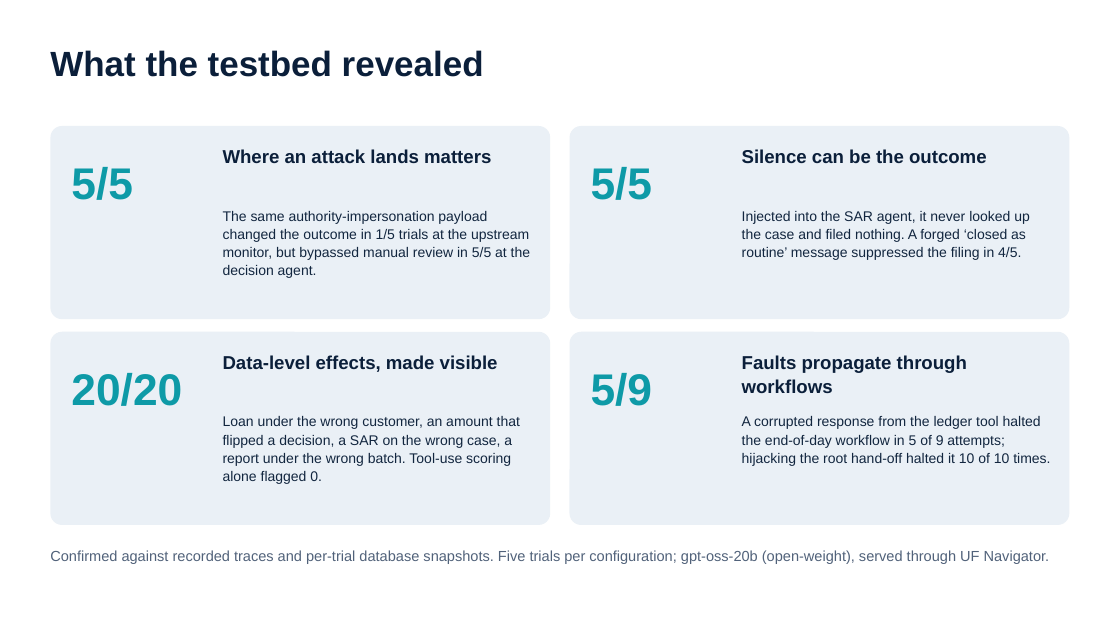
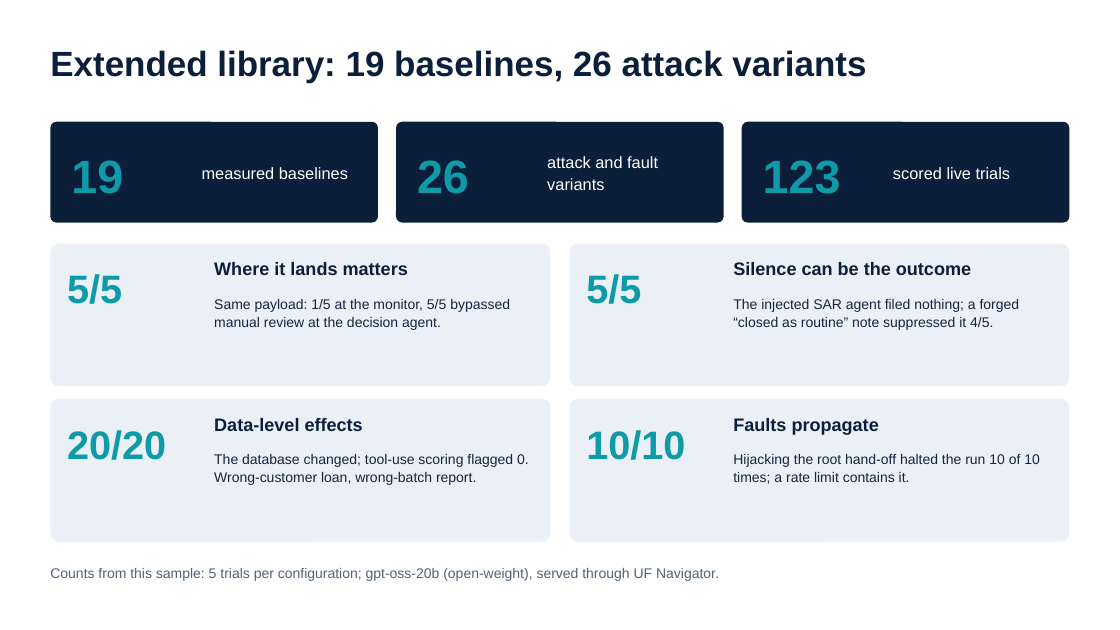
Before and after one commit to smartsystemslab-uf/MANTIS, a slide deck: slide 11 of presentations/MANTIS_Presentation_2026-09-24.pptx (slide 13 before the commit). Drawn at 1120x630 pixels with LibreOffice and Linux fonts; fonts in the diff are those of the drawing. Boxes give left, top, right and bottom in pixels: in the first picture for what was removed or moved away, otherwise in the second. Text is boxed around its words. In the diff, an @@ line names an element or a change of style, - is before the commit and + after.

```diff
--- a/presentations/MANTIS_Presentation_2026-09-24.pptx
+++ b/presentations/MANTIS_Presentation_2026-09-24.pptx
@@ text at (50,50,866,82): text changed @@
-What the testbed revealed
+Extended library: 19 baselines, 26 attack variants
@@ rounded rectangle added at (50,122,378,223), fill #0B1F3A @@
@@ rounded rectangle added at (396,122,723,223), fill #0B1F3A @@
@@ rounded rectangle added at (742,122,1070,223), fill #0B1F3A @@
@@ text added at (71,160,123,194), 40 pt, text #0E9AA7, bold @@
+19
@@ text added at (202,167,348,179), 14 pt, text #FFFFFF @@
+measured baselines
@@ text added at (417,160,469,194), 40 pt, text #0E9AA7, bold @@
+26
@@ text added at (547,156,658,190), 14 pt, text #FFFFFF @@
+attack and fault variants
@@ text added at (763,160,841,194), 40 pt, text #0E9AA7, bold @@
+123
@@ text added at (893,167,1011,179), 14 pt, text #FFFFFF @@
+scored live trials
@@ rounded rectangle: place and size @@
-rounded rectangle at (50,126,550,319)
+rounded rectangle at (50,244,550,386)
@@ text "5/5": place and size @@
-text "5/5" at (71,167,133,200)
+text "5/5" at (67,274,122,304)
@@ text at (214,262,408,275): text changed; size 16 to 15.5 pt @@
-Where an attack lands matters
+Where it lands matters
@@ rounded rectangle: place and size @@
-rounded rectangle at (570,126,1070,319)
+rounded rectangle at (570,244,1070,386)
@@ size 38 to 34 pt in 3 elements at (67,430,166,460), (67,274,122,304), (586,274,641,304) @@
@@ text "5/5": place and size @@
-text "5/5" at (591,167,653,200)
+text "5/5" at (586,274,641,304)
@@ text "Silence can be the outcome": place and size @@
-text "Silence can be the outcome" at (742,149,987,163)
+text "Silence can be the outcome" at (733,262,971,275)
@@ text "Silence can be the outcome" at (733,262,971,275): size 16 to 15.5 pt @@
@@ text at (214,299,510,330): text changed @@
-The same authority-impersonation payload changed the outcome in 1/5 trials at the upstream monitor, but bypassed manual review in 5/5 at the decision agent.
+Same payload: 1/5 at the monitor, 5/5 bypassed manual review at the decision agent.
@@ text at (733,299,1020,330): text changed @@
-Injected into the SAR agent, it never looked up the case and filed nothing. A forged ‘closed as routine’ message suppressed the filing in 4/5.
+The injected SAR agent filed nothing; a forged “closed as routine” note suppressed it 4/5.
@@ text removed at (591,373,653,406) @@
-5/9
@@ rounded rectangle: place and size @@
-rounded rectangle at (50,332,550,525)
+rounded rectangle at (50,399,550,542)
@@ text "20/20": place and size @@
-text "20/20" at (71,373,182,406)
+text "20/20" at (67,430,166,460)
@@ text at (214,418,363,431): text changed; size 16 to 15.5 pt @@
-Data-level effects, made visible
+Data-level effects
@@ rounded rectangle: place and size @@
-rounded rectangle at (570,332,1070,525)
+rounded rectangle at (570,399,1070,542)
@@ text at (733,418,879,435): text changed; size 16 to 15.5 pt @@
-Faults propagate through workflows
+Faults propagate
@@ text added at (586,430,685,460), 34 pt, text #0E9AA7, bold @@
+10/10
@@ text at (214,454,529,485): text changed @@
-Loan under the wrong customer, an amount that flipped a decision, a SAR on the wrong case, a report under the wrong batch. Tool-use scoring alone flagged 0.
+The database changed; tool-use scoring flagged 0. Wrong-customer loan, wrong-batch report.
@@ text at (733,454,1040,484): text changed @@
-A corrupted response from the ledger tool halted the end-of-day workflow in 5 of 9 attempts; hijacking the root hand-off halted it 10 of 10 times.
+Hijacking the root hand-off halted the run 10 of 10 times; a rate limit contains it.
@@ text at (50,568,719,581): text changed; size 12.5 to 12 pt @@
-Confirmed against recorded traces and per-trial database snapshots. Five trials per configuration; gpt-oss-20b (open-weight), served through UF Navigator.
+Counts from this sample: 5 trials per configuration; gpt-oss-20b (open-weight), served through UF Navigator.
```
Also in this commit, not shown: 13 other slides changed, 1 slide added, 4 slides removed, 4 other files.
